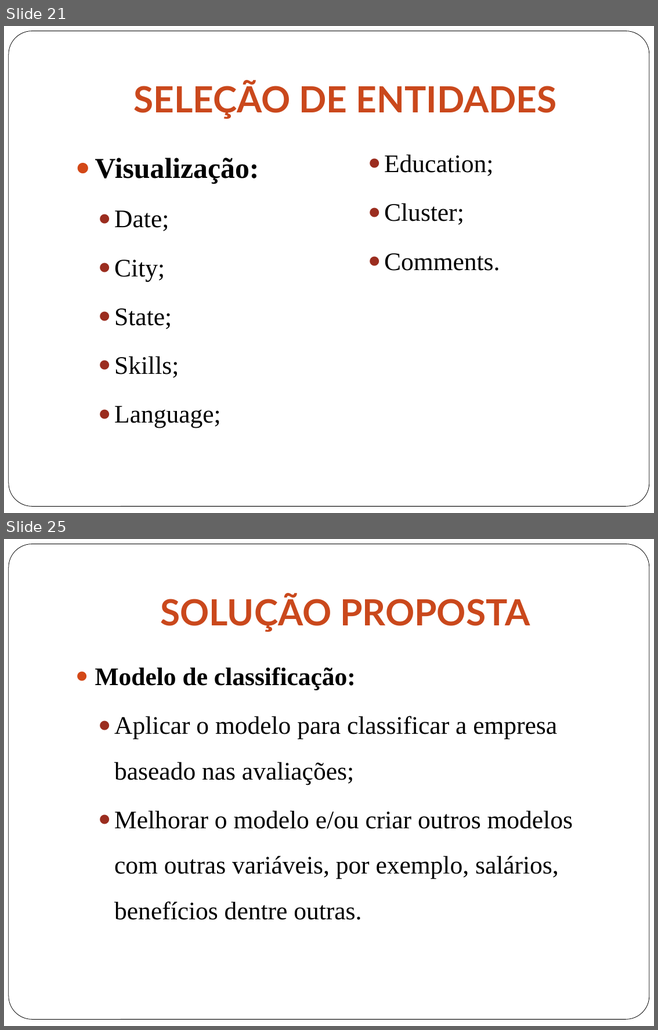
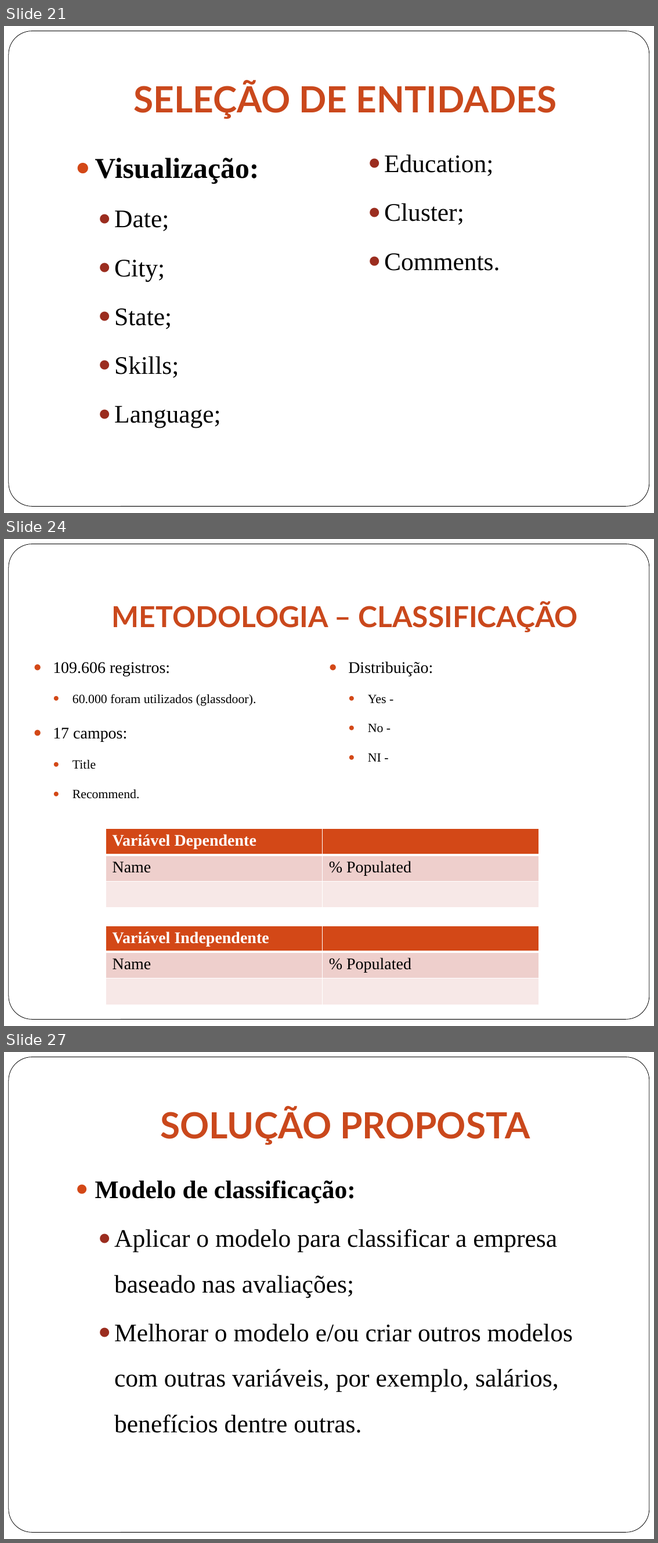
Before and after one commit to gabriellimagomes15/dsa, a slide deck: Apresentacao.pptx. Shown one above the other, each under a label of ours: slides 21 and 25 before the commit, slides 21, 24 and 27 after it; the slides between them are not shown. The pictures are 658x1030 and 658x1543 pixels, drawn with LibreOffice and Linux fonts; fonts in the diff are those of the drawing. Boxes give left, top, right and bottom in pixels: in the first picture for what was removed or moved away, otherwise in the second. Text is boxed around its words. In the diff, an @@ line names an element or a change of style, - is before the commit and + after.

```diff
--- a/Apresentacao.pptx
+++ b/Apresentacao.pptx
@@ slide 24 added at (x1=4, y1=539, x2=654, y2=1026), background #FFFFFF; not listed: 1 template element that a slide beside it also shows @@
@@ title added at (x1=112, y1=602, x2=578, y2=632), 32 pt, text gradient #622410 to #CA481C to #BC431A, bold @@
+METODOLOGIA – CLASSIFICAÇÃO
@@ text added at (x1=53, y1=662, x2=256, y2=799), 14 pt, text #000000 @@
+  ● 109.606 registros:
+    ● 60.000 foram utilizados (glassdoor).
+  ● 17 campos:
+    ● Title
+    ● Recommend.
@@ text added at (x1=348, y1=661, x2=433, y2=762), 18 pt, text #000000 @@
+  ● Distribuição:
+    ● Yes -
+    ● No -
+    ● NI -
@@ table added at (x1=106, y1=829, x2=539, y2=908), 3 rows, 2 columns @@
+Variável Dependente | 
+Name | % Populated
+ | 
@@ table added at (x1=106, y1=925, x2=539, y2=1005), 3 rows, 2 columns @@
+Variável Independente | 
+Name | % Populated
+ | 
@@ what was slide 25 is now slide 27 @@
```
Also in this commit, not shown: 7 slides changed, 2 other slides added, 1 slide removed, 2 other files.
